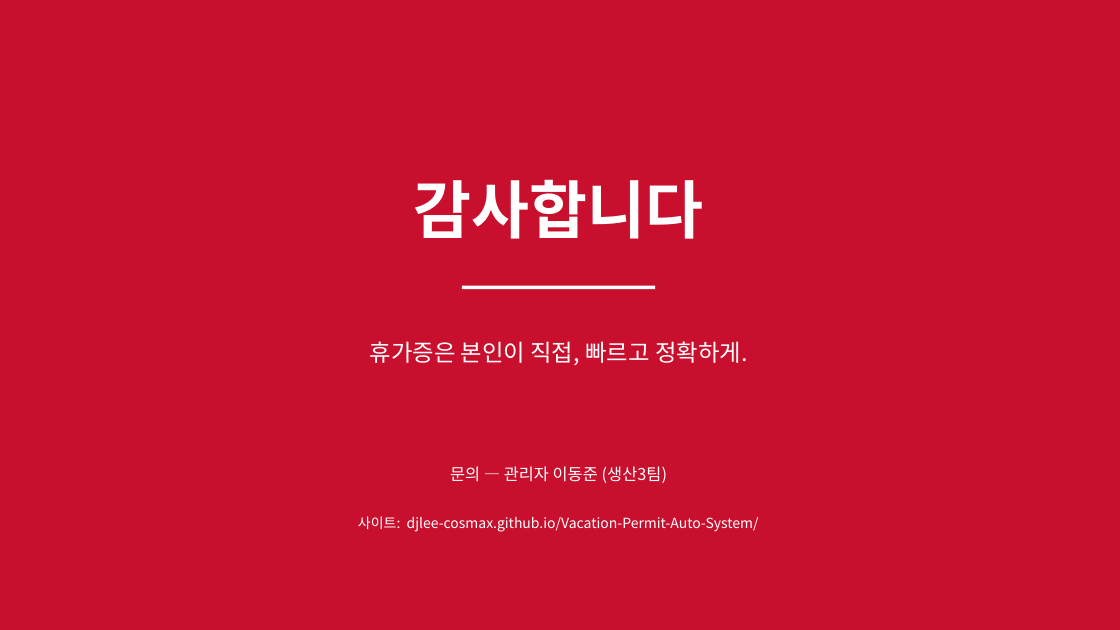
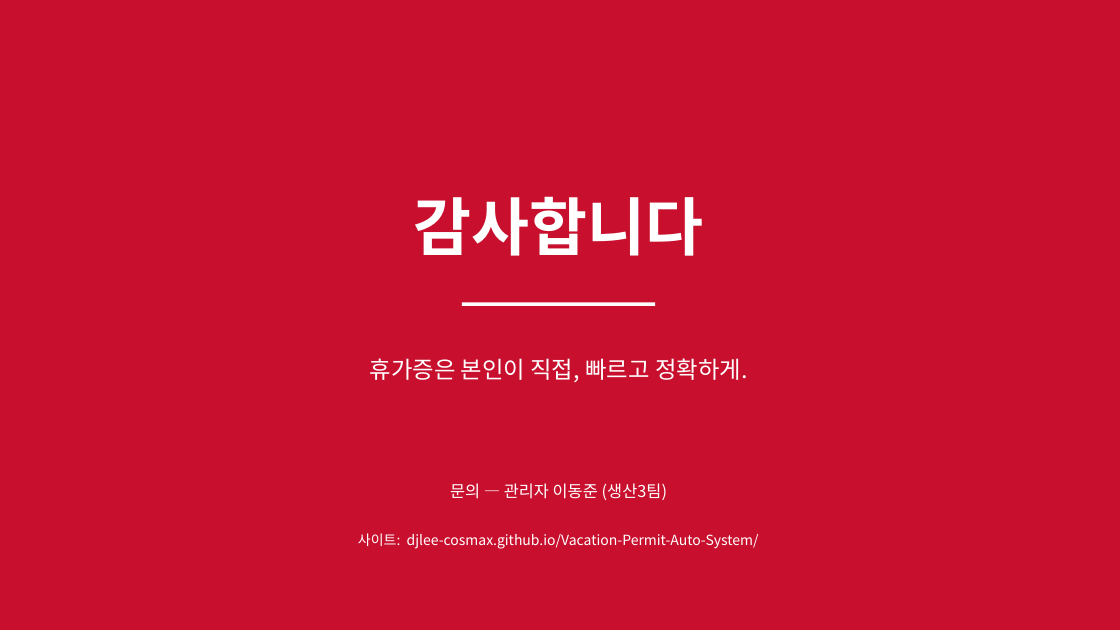
Before and after one commit to djlee-cosmax/Vacation-Permit-Auto-System, a slide deck: slide 6 of docs/휴가증 자동 반영 프로그램 안내 (작업자용).pptx (slide 9 before the commit). Drawn at 1120x630 pixels with LibreOffice and Linux fonts; fonts in the diff are those of the drawing. Boxes give left, top, right and bottom in pixels: in the first picture for what was removed or moved away, otherwise in the second. Text is boxed around its words. In the diff, an @@ line names an element or a change of style, - is before the commit and + after.

```diff
--- a/docs/휴가증 자동 반영 프로그램 안내 (작업자용).pptx
+++ b/docs/휴가증 자동 반영 프로그램 안내 (작업자용).pptx
@@ 4 texts, 1 rectangle: place and size @@
-4 texts, 1 rectangle at (358,179,759,532)
+4 texts, 1 rectangle at (358,196,759,549)
```
Also in this commit, not shown: 3 other slides changed, 1 slide added, 4 slides removed, 1 other file.
